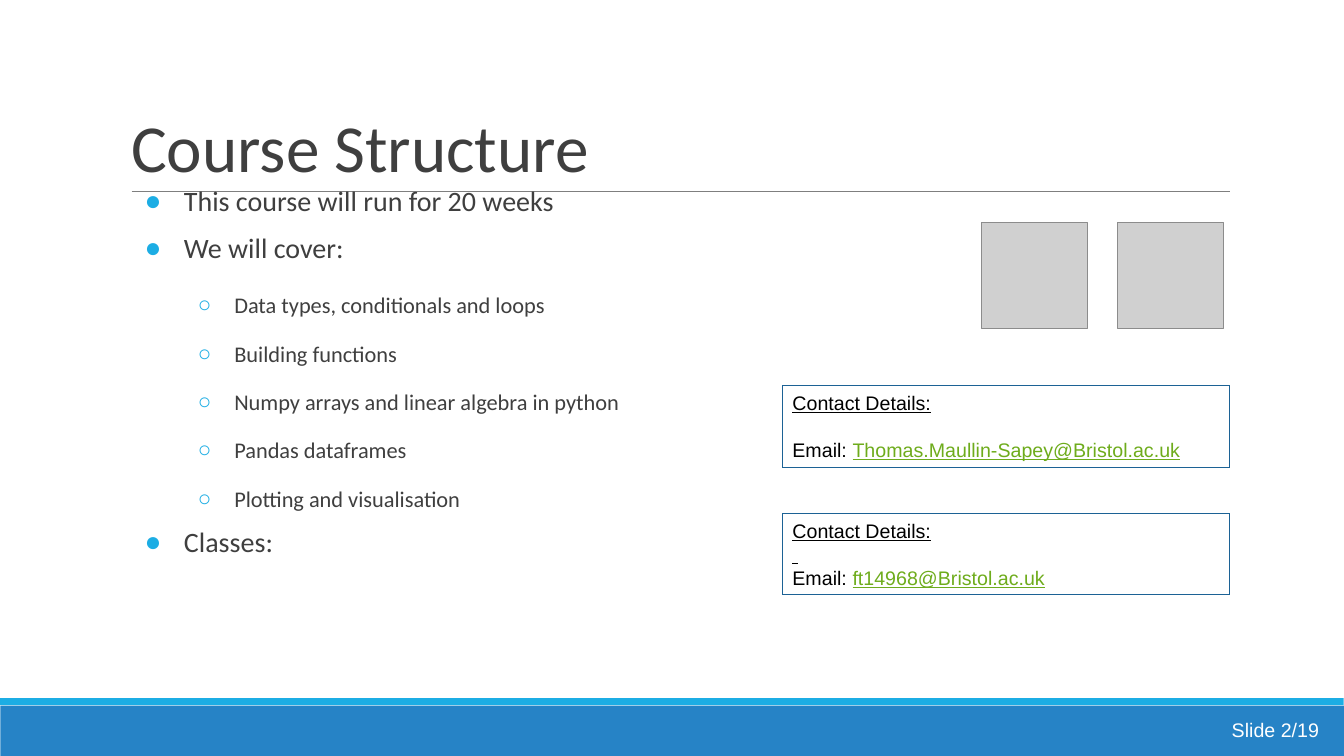
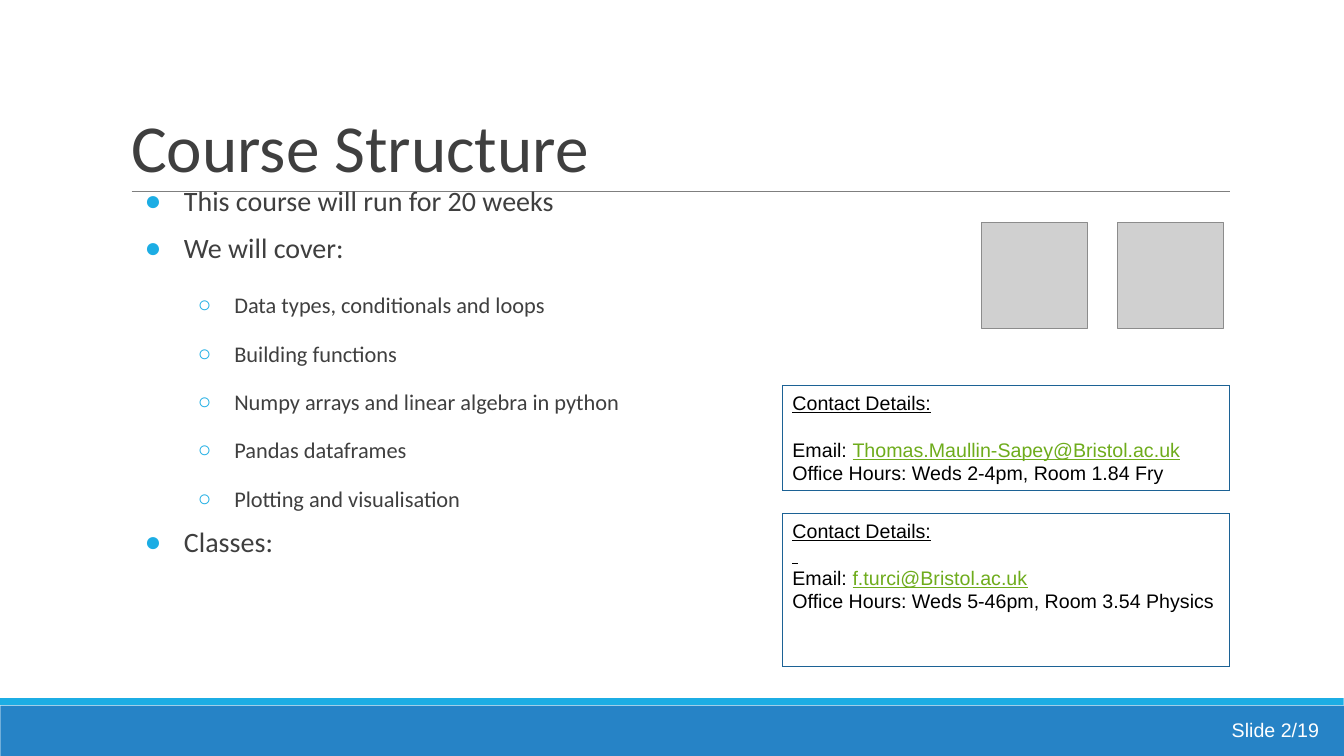
Before and after one commit to FTurci/intro-coding-data-analysis-mirror, a slide deck: slide 20 of 01/Lecture1_Introduction_And_Data_Types.pptx (slide 19 before the commit). Drawn at 1344x756 pixels with LibreOffice and Linux fonts; fonts in the diff are those of the drawing; grey boxes stand for pictures. Boxes give left, top, right and bottom in pixels: in the first picture for what was removed or moved away, otherwise in the second. Text is boxed around its words. In the diff, an @@ line names an element or a change of style, - is before the commit and + after.

```diff
--- a/01/Lecture1_Introduction_And_Data_Types.pptx
+++ b/01/Lecture1_Introduction_And_Data_Types.pptx
@@ rectangle "Contact Details:": place and size @@
-rectangle "Contact Details:" at <box>782,386,1230,468</box>
+rectangle "Contact Details:" at <box>782,386,1230,491</box>
@@ text in rectangle at <box>792,465,1163,484</box>: paragraph added @@
+Office Hours: Weds 2-4pm, Room 1.84 Fry
@@ rectangle "Contact Details:": place and size @@
-rectangle "Contact Details:" at <box>782,514,1230,596</box>
+rectangle "Contact Details:" at <box>782,514,1230,666</box>
@@ text in rectangle at <box>792,570,1214,612</box>: text changed; text colour #6EAC1C to #000000 @@
-Email: ft14968@Bristol.ac.uk
+Email: f.turci@Bristol.ac.uk
+Office Hours: Weds 5-46pm, Room 3.54 Physics
```
Also in this commit, not shown: 3 other slides changed, 1 slide added.
